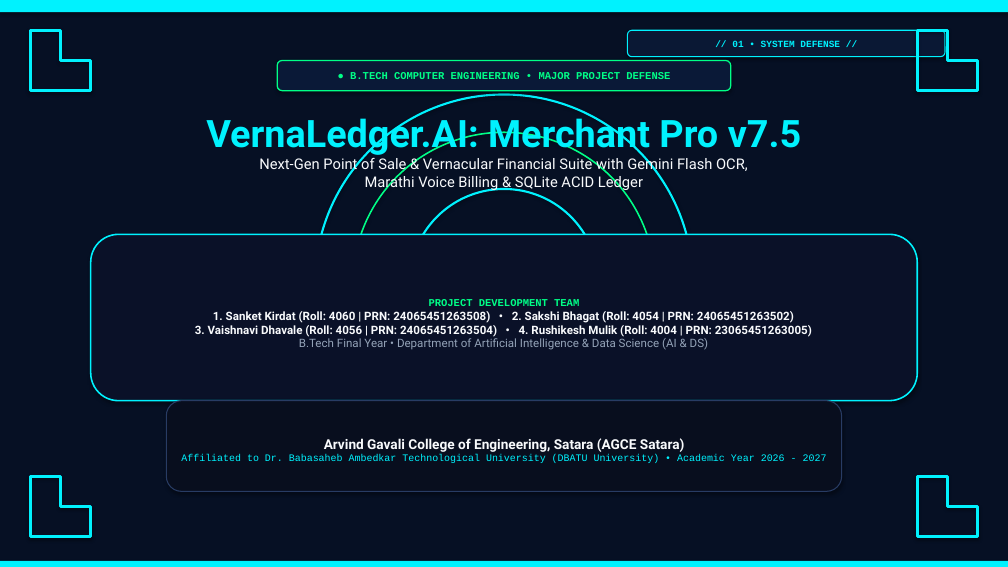
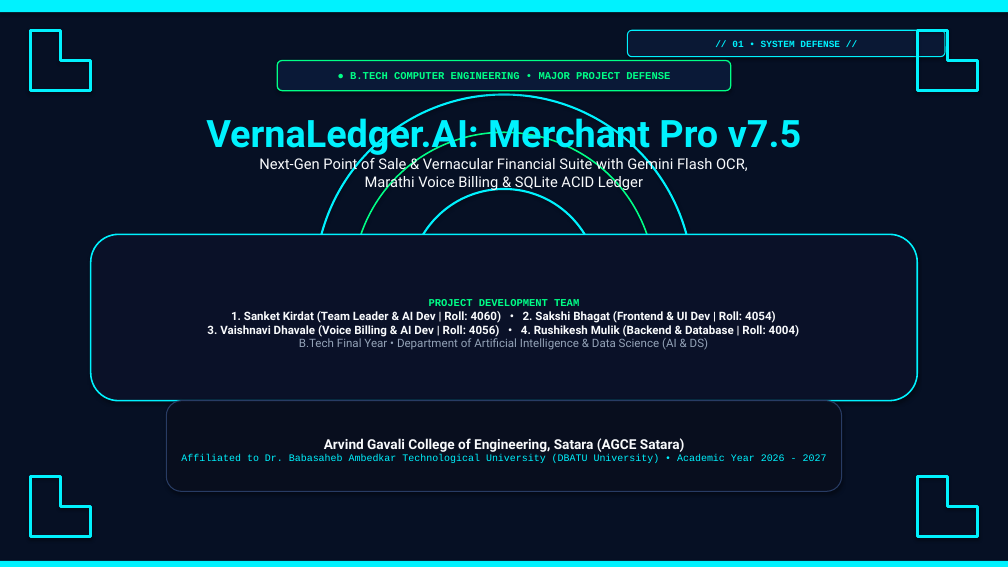
Before and after one commit to sanketkirdat08-cmd/vernaledger-ai, a slide deck: slide 1 of VERNALEDGER_AI_MERCHANT_PRO_PRESENTATION.pptx. Drawn at 1008x567 pixels with LibreOffice and Linux fonts; fonts in the diff are those of the drawing. Boxes give left, top, right and bottom in pixels: in the first picture for what was removed or moved away, otherwise in the second. Text is boxed around its words. In the diff, an @@ line names an element or a change of style, - is before the commit and + after.

Commit message:
docs(team): simplify student roles to standard, clear, and easy-to-explain designations across all documents and app

```diff
--- a/VERNALEDGER_AI_MERCHANT_PRO_PRESENTATION.pptx
+++ b/VERNALEDGER_AI_MERCHANT_PRO_PRESENTATION.pptx
@@ text in rounded rectangle at box(207, 311, 800, 337): text changed @@
-1. Sanket Kirdat (Roll: 4060 | PRN: 24065451263508) • 2. Sakshi Bhagat (Roll: 4054 | PRN: 24065451263502)
-3. Vaishnavi Dhavale (Roll: 4056 | PRN: 24065451263504) • 4. Rushikesh Mulik (Roll: 4004 | PRN: 23065451263005)
+1. Sanket Kirdat (Team Leader & AI Dev | Roll: 4060) • 2. Sakshi Bhagat (Frontend & UI Dev | Roll: 4054)
+3. Vaishnavi Dhavale (Voice Billing & AI Dev | Roll: 4056) • 4. Rushikesh Mulik (Backend & Database | Roll: 4004)
```
Also in this commit, not shown: 1 other slide changed, 22 other files.
